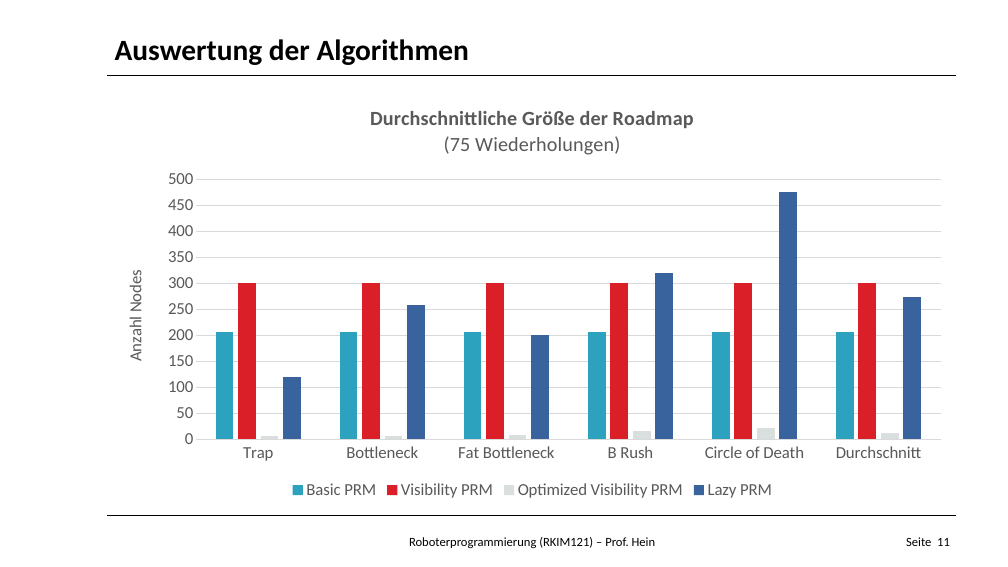
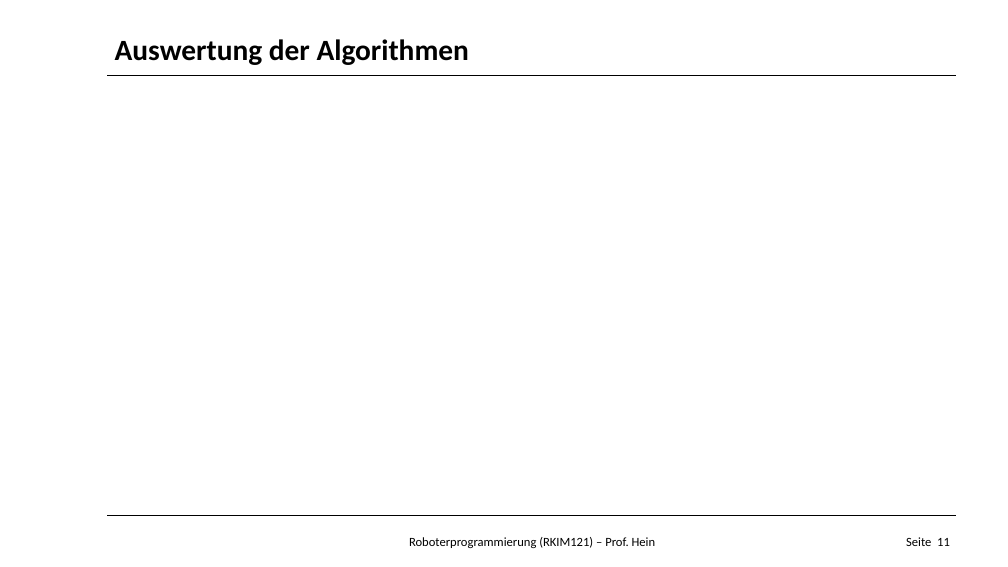
Before and after one commit to maudetroll/RKIM23RobotProgramDS, a slide deck: slide 11 of 04_Präsentation/RoundtripSchmittDroll_final.pptx. Drawn at 1008x567 pixels with LibreOffice and Linux fonts; fonts in the diff are those of the drawing; background and template pictures are left out. Boxes give left, top, right and bottom in pixels: in the first picture for what was removed or moved away, otherwise in the second. Text is boxed around its words. In the diff, an @@ line names an element or a change of style, - is before the commit and + after.

```diff
--- a/04_Präsentation/RoundtripSchmittDroll_final.pptx
+++ b/04_Präsentation/RoundtripSchmittDroll_final.pptx
@@ column chart removed at box(107, 90, 958, 504) @@
-title "Durchschnittliche Größe der Roadmap (75 Wiederholungen) "
-categories: Trap, Bottleneck, Fat Bottleneck, B Rush, Circle of Death, Durchschnitt
-Basic PRM: 210, 210, 210, 210, 210, 210
-Visibility PRM: 300, 300, 300, 300, 300, 300
-Optimized Visibility PRM: 10, 10, 10, 20, 20, 10
-Lazy PRM: 120, 260, 200, 320, 470, 270
```
Also in this commit, not shown: 3 other slides changed, 18 other files.
